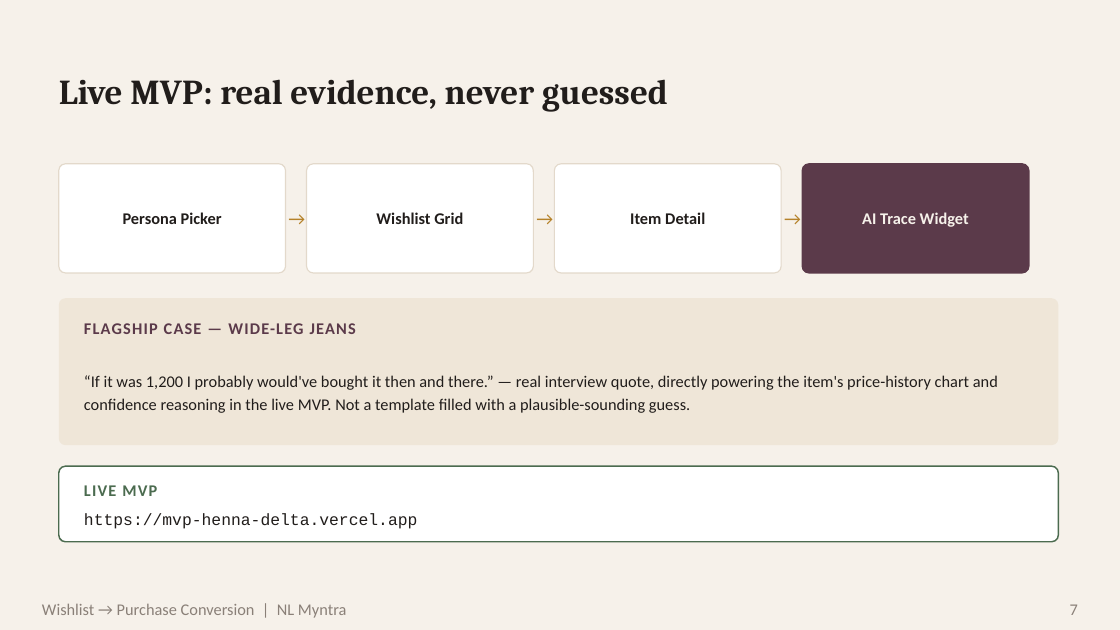
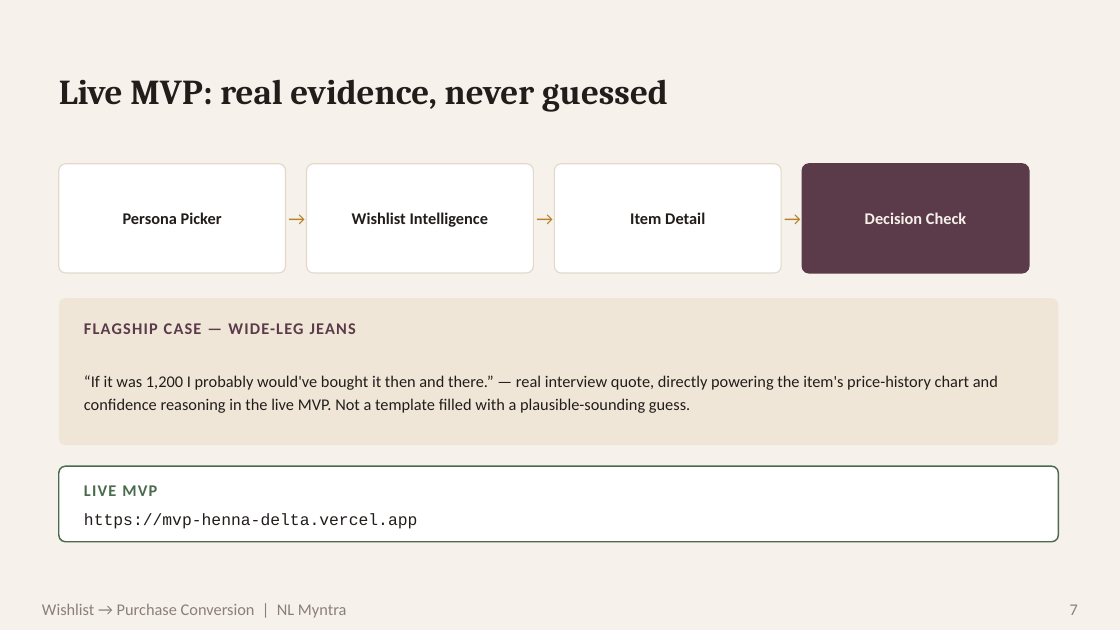
Before and after one commit to blazing-llama/NL-Myntra-Graduation-Project, a slide deck: slide 7 of docs/deck/NL Myntra.pptx. Drawn at 1120x630 pixels with LibreOffice and Linux fonts; fonts in the diff are those of the drawing. Boxes give left, top, right and bottom in pixels: in the first picture for what was removed or moved away, otherwise in the second. Text is boxed around its words. In the diff, an @@ line names an element or a change of style, - is before the commit and + after.

```diff
--- a/docs/deck/NL Myntra.pptx
+++ b/docs/deck/NL Myntra.pptx
@@ text at <box>352,212,488,227</box>: text changed @@
-Wishlist Grid
+Wishlist Intelligence
@@ text at <box>865,212,966,224</box>: text changed @@
-AI Trace Widget
+Decision Check
```
Also in this commit, not shown: 1 other slide changed, 1 other file.
